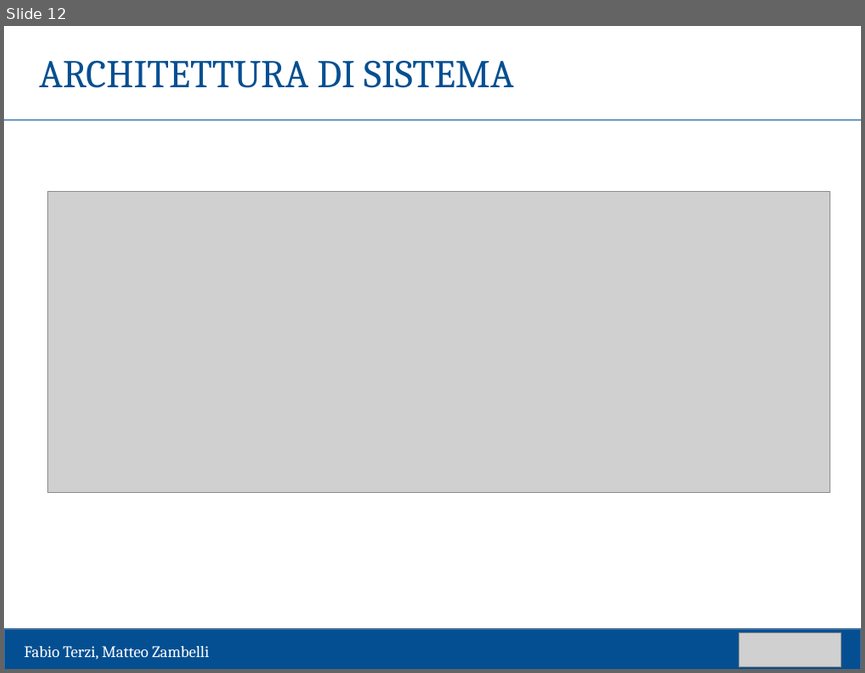
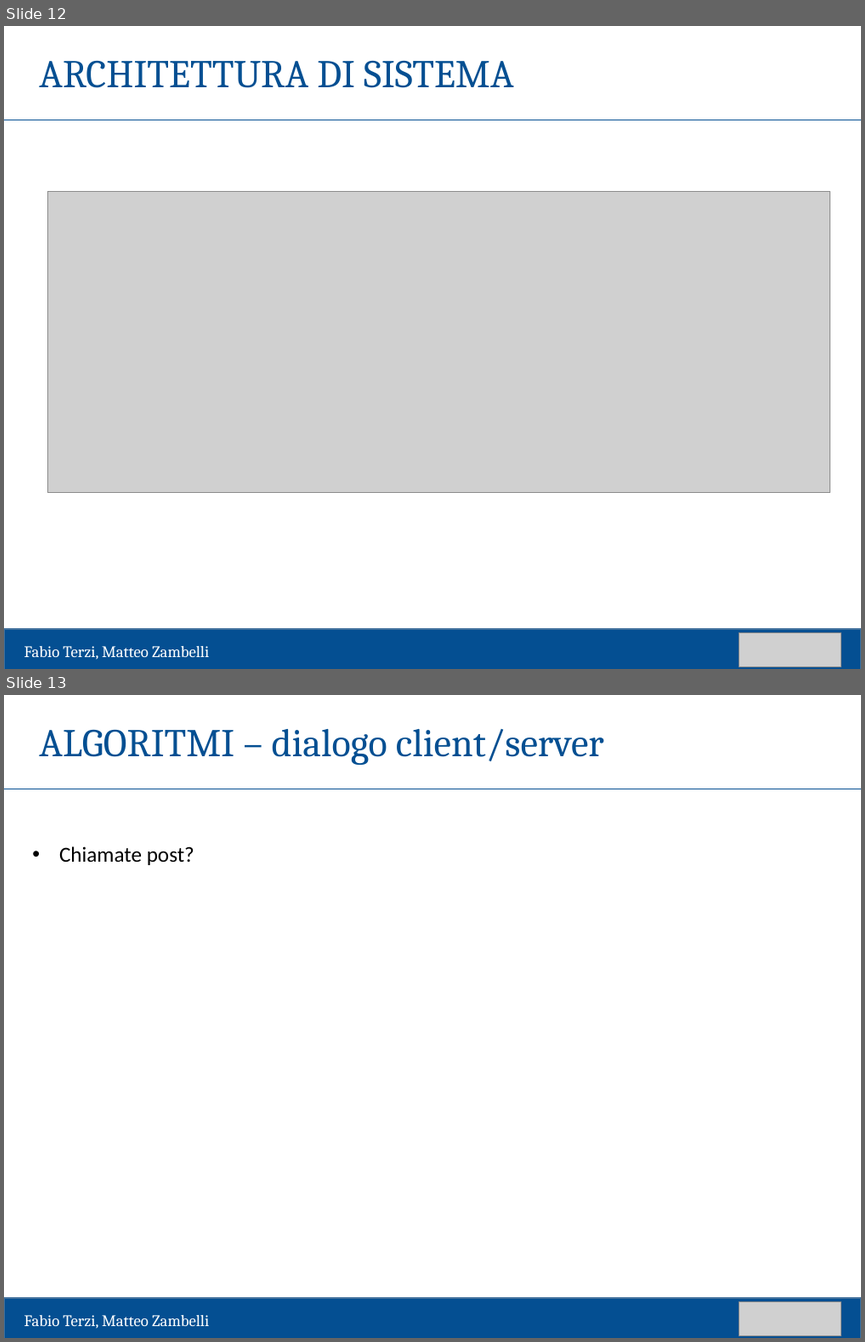
Before and after one commit to matteozambelli/CardboardApp, a slide deck: tesi/presentazione/template laurea-43.pptx. Shown one above the other, each under a label of ours: slide 12 before the commit, slides 12 and 13 after it. The pictures are 865x673 and 865x1342 pixels, drawn with LibreOffice and Linux fonts; fonts in the diff are those of the drawing; grey boxes stand for pictures. Boxes give left, top, right and bottom in pixels: in the first picture for what was removed or moved away, otherwise in the second. Text is boxed around its words. In the diff, an @@ line names an element or a change of style, - is before the commit and + after.

Commit message:
slide
mancano conclusioni e parte server

```diff
--- a/tesi/presentazione/template laurea-43.pptx
+++ b/tesi/presentazione/template laurea-43.pptx
@@ slide 13 added at bbox=[4, 695, 861, 1338], background #FFFFFF @@
@@ text added at bbox=[39, 729, 604, 765], 33 pt, text #044F92 @@
+ALGORITMI – dialogo client/server
@@ line added from (4, 789) to (861, 789), #044F92 0.5 pt @@
@@ text added at bbox=[59, 846, 194, 865], 18 pt, text #000000 @@
+• Chiamate post?
@@ rectangle added at bbox=[4, 1298, 861, 1338], fill #044F92, outline #43739E 1 pt @@
@@ picture added at bbox=[739, 1302, 841, 1336] @@
@@ text added at bbox=[24, 1315, 209, 1328], 13.5 pt, text #FFFFFF @@
+Fabio Terzi, Matteo Zambelli
```
Also in this commit, not shown: 2 other slides added.
